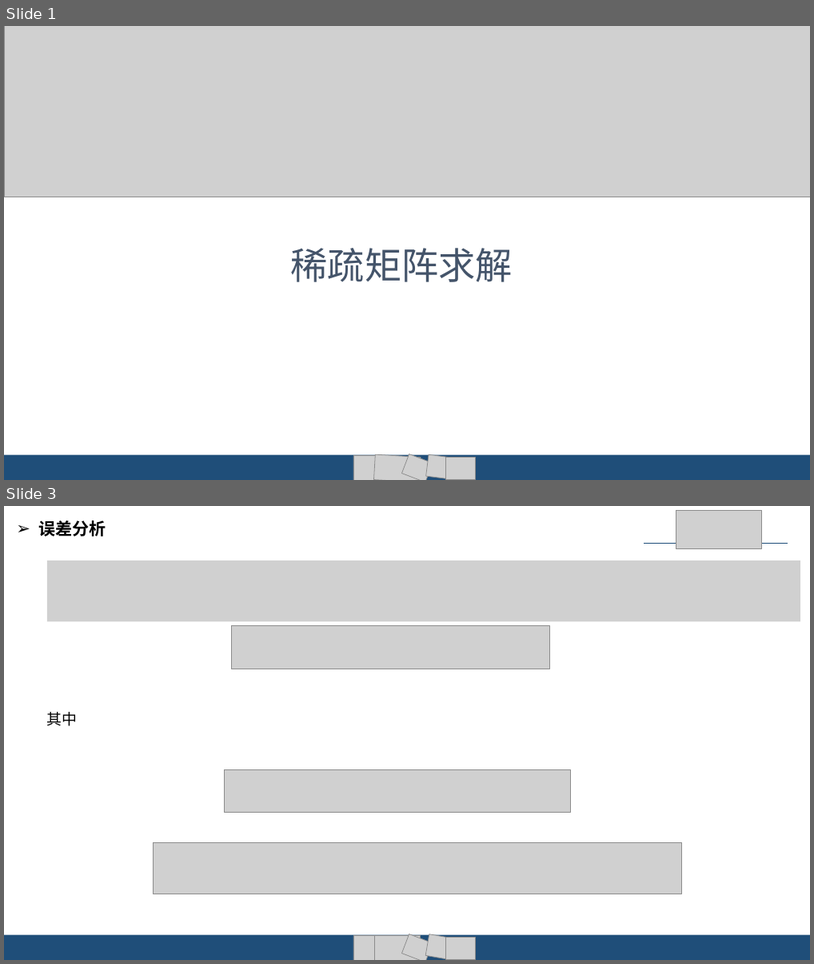
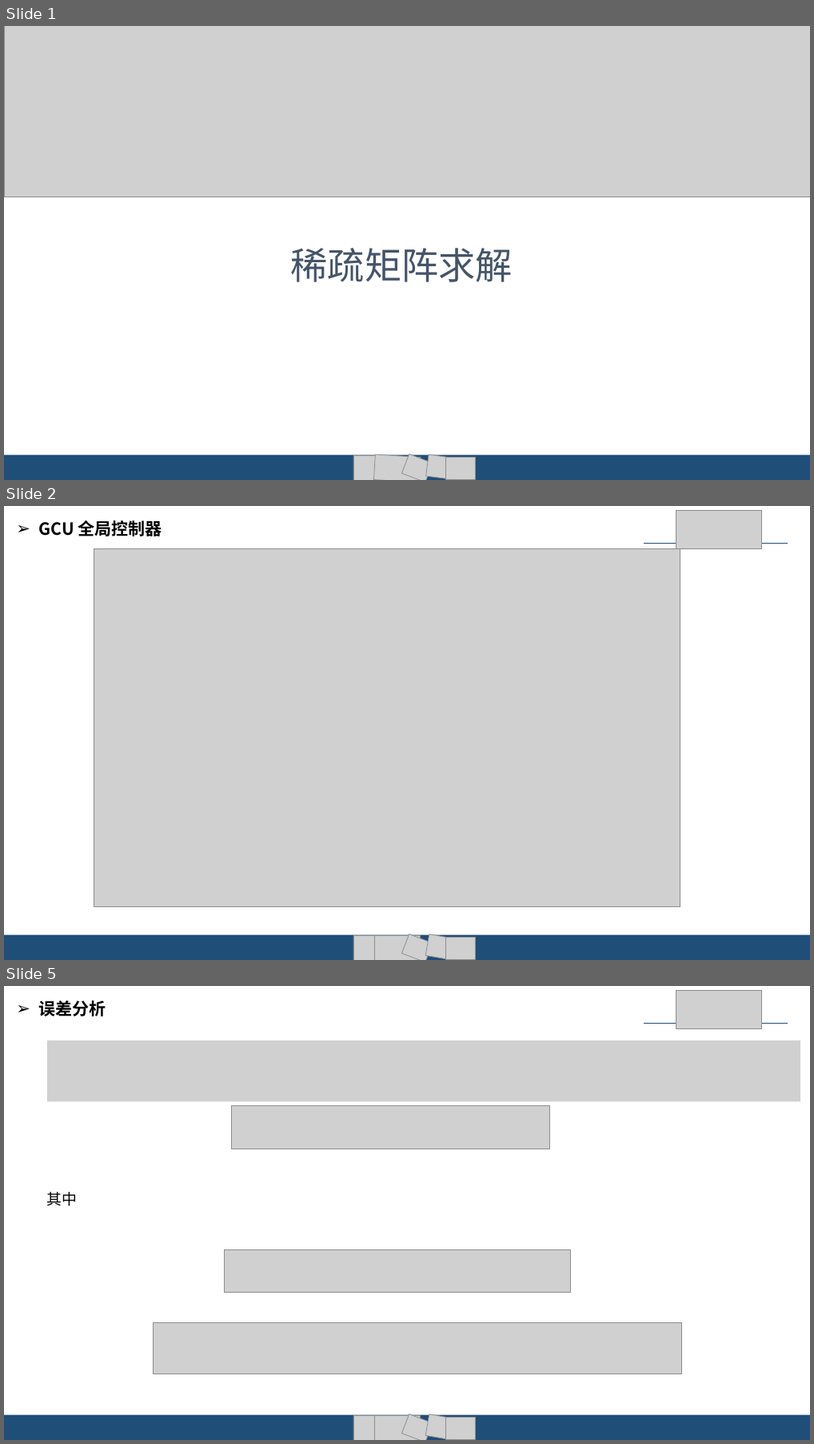
Before and after one commit to qcjjsyx/Graduation-Project, a slide deck: graduation-project/汇报/矩阵求逆汇报.pptx. Shown one above the other, each under a label of ours: slides 1 and 3 before the commit, slides 1, 2 and 5 after it; the slides between them are not shown. The pictures are 814x964 and 814x1444 pixels, drawn with LibreOffice and Linux fonts; fonts in the diff are those of the drawing; grey boxes stand for pictures; background and template pictures are left out. Boxes give left, top, right and bottom in pixels: in the first picture for what was removed or moved away, otherwise in the second. Text is boxed around its words. In the diff, an @@ line names an element or a change of style, - is before the commit and + after.

```diff
--- a/graduation-project/汇报/矩阵求逆汇报.pptx
+++ b/graduation-project/汇报/矩阵求逆汇报.pptx
@@ slide 2 added at (4, 506, 810, 960), background picture (left out) @@
@@ title added at (39, 520, 162, 536), 20 pt, text #000000, bold @@
+➢ GCU 全局控制器
@@ picture added at (677, 510, 762, 549) @@
@@ picture added at (94, 549, 680, 907) @@
@@ line added from (644, 543) to (789, 543), #1F4E79 1.25 pt @@
@@ rectangle added at (4, 934, 810, 960), fill #1F4E79 @@
@@ group added at (354, 933, 476, 960): 5 pictures @@
@@ what was slide 3 is now slide 5 @@
```
Also in this commit, not shown: 1 slide changed, 3 other slides added, 41 other files.
